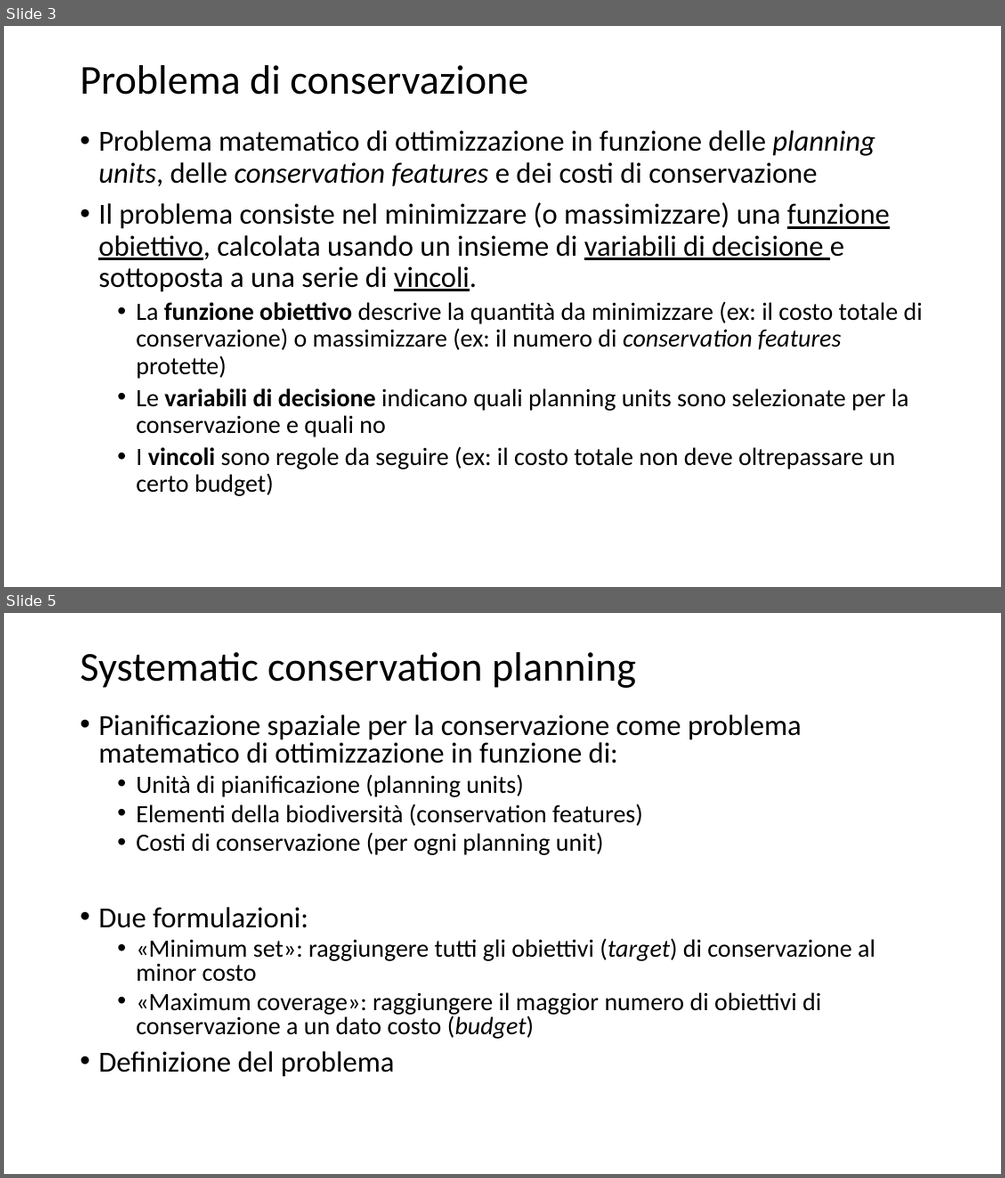
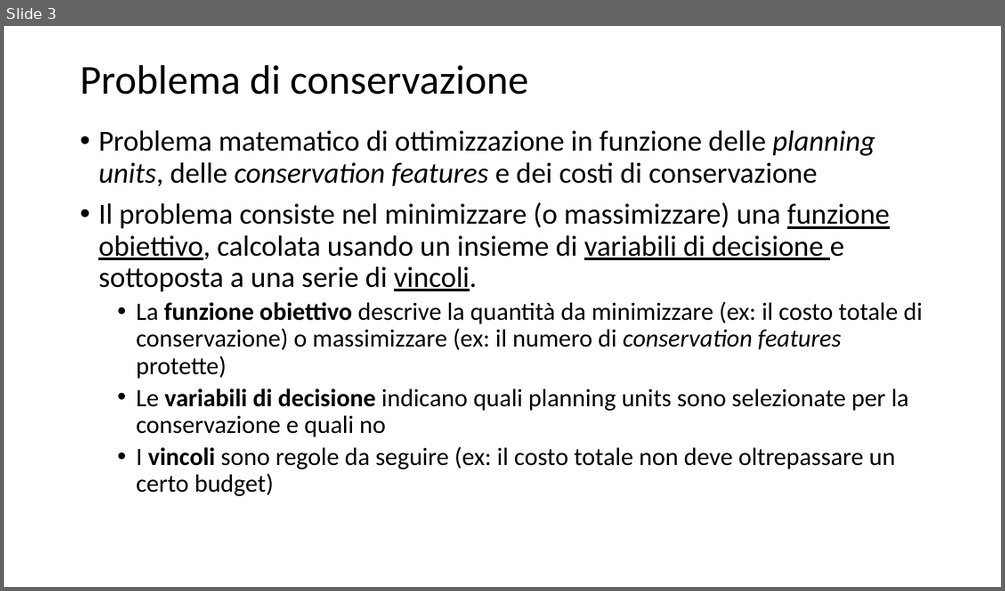
Before and after one commit to MarcoAndrello/prioritizr-spoke-2, a slide deck: Pres.pptx. Shown one above the other, each under a label of ours: slides 3 and 5 before the commit, slide 3 after it; the slides between them are not shown. The pictures are 1005x1178 and 1005x591 pixels, drawn with LibreOffice and Linux fonts; fonts in the diff are those of the drawing. Boxes give left, top, right and bottom in pixels: in the first picture for what was removed or moved away, otherwise in the second. Text is boxed around its words. In the diff, an @@ line names an element or a change of style, - is before the commit and + after.

```diff
--- a/Pres.pptx
+++ b/Pres.pptx
@@ slide 5 removed at [4,613,1001,1174], background #FFFFFF @@
@@ title removed at [80,652,636,688] @@
-Systematic conservation planning
@@ text removed at [98,714,875,1077] @@
-• Pianificazione spaziale per la conservazione come problema matematico di ottimizzazione in funzione di:
-  • Unità di pianificazione (planning units)
-  • Elementi della biodiversità (conservation features)
-  • Costi di conservazione (per ogni planning unit)
-• Due formulazioni:
-  • «Minimum set»: raggiungere tutti gli obiettivi (target) di conservazione al minor costo
-  • «Maximum coverage»: raggiungere il maggior numero di obiettivi di conservazione a un dato costo (budget)
-• Definizione del problema
```
Also in this commit, not shown: 2 slides changed, 16 slides added, 7 other slides removed, 2 other files.
